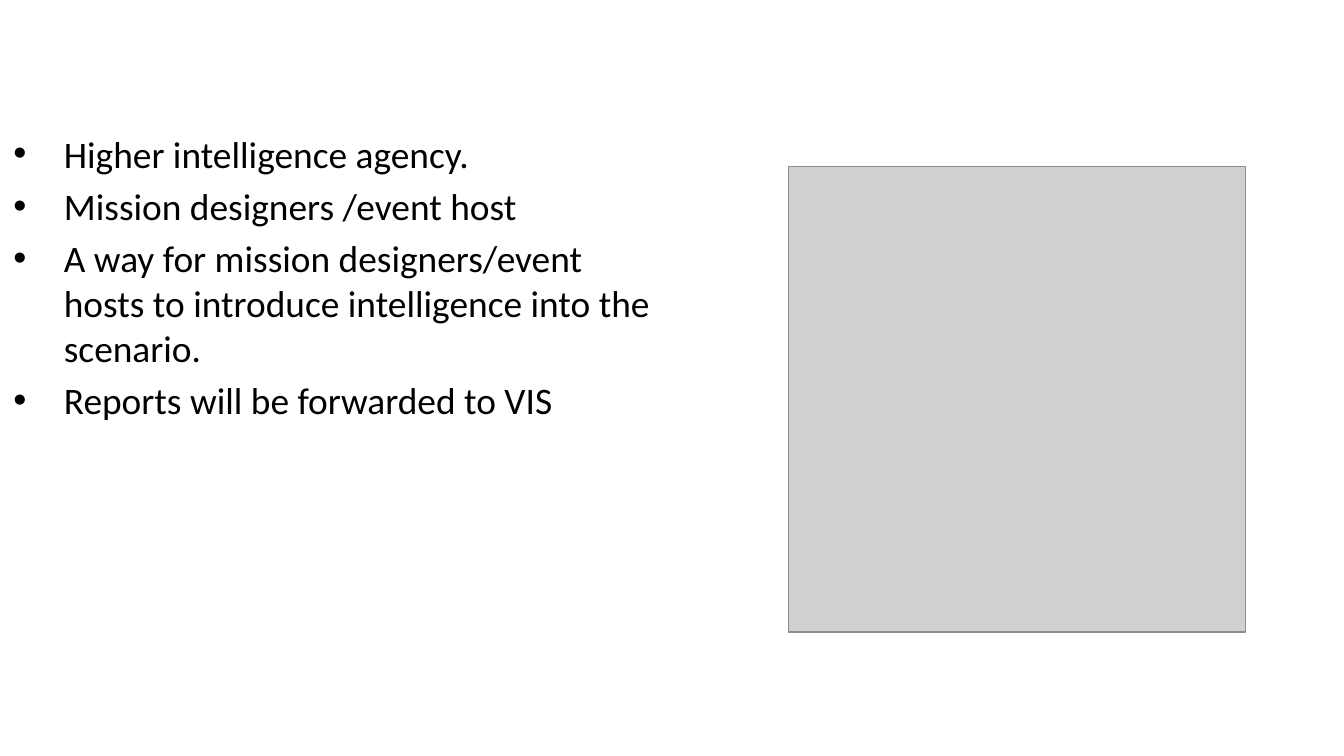
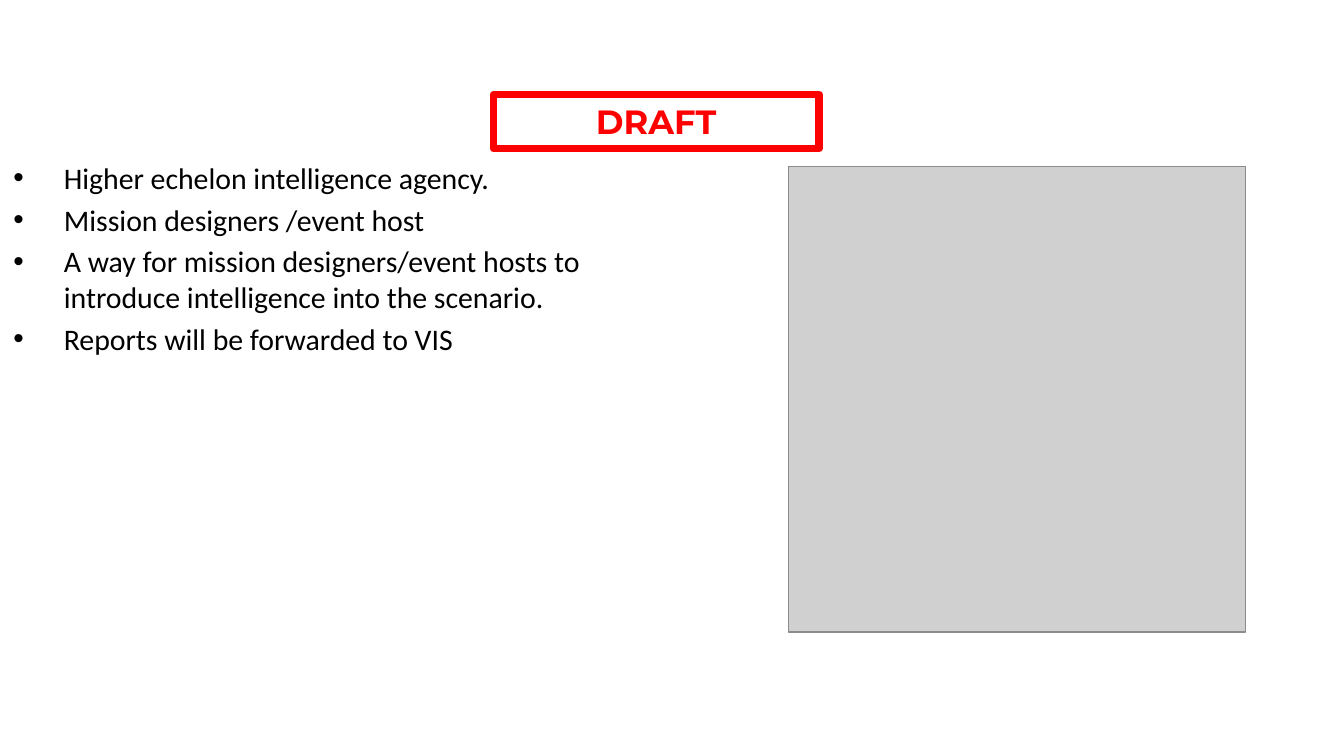
Before and after one commit to 132nd-vWing/OPAR-Brief, a slide deck: slide 18 of UNDER DEVELOPMENT/132nd OP ACTIVE RESOLVE Introduction Brief.pptx (slide 20 before the commit). Drawn at 1344x756 pixels with LibreOffice and Linux fonts; fonts in the diff are those of the drawing; grey boxes stand for pictures; background and template pictures are left out. Boxes give left, top, right and bottom in pixels: in the first picture for what was removed or moved away, otherwise in the second. Text is boxed around its words. In the diff, an @@ line names an element or a change of style, - is before the commit and + after.

Commit message:
chg: Updated intro brief, CJTF OPORDER, target list

```diff
--- a/UNDER DEVELOPMENT/132nd OP ACTIVE RESOLVE Introduction Brief.pptx
+++ b/UNDER DEVELOPMENT/132nd OP ACTIVE RESOLVE Introduction Brief.pptx
@@ rectangle added at (493,94,818,148), outline #FF0000 4 pt, 18 pt, text #FF0000, bold @@
+DRAFT
@@ text "Higher echelon intelligence agency.": place and size @@
-text "Higher echelon intelligence agency." at (64,142,650,420)
+text "Higher echelon intelligence agency." at (64,168,579,355)
@@ text at (64,168,489,194): text changed; size 20 to 16 pt @@
-• Higher intelligence agency.
+• Higher echelon intelligence agency.
@@ text at (64,210,579,355): size 20 to 16 pt in "Mission designers /event host", "A way for mission designers/event hosts to ...", "Reports will be forwarded to VIS" @@
```
Also in this commit, not shown: 17 other slides changed, 1 slide added, 3 slides removed, 4 other files.
